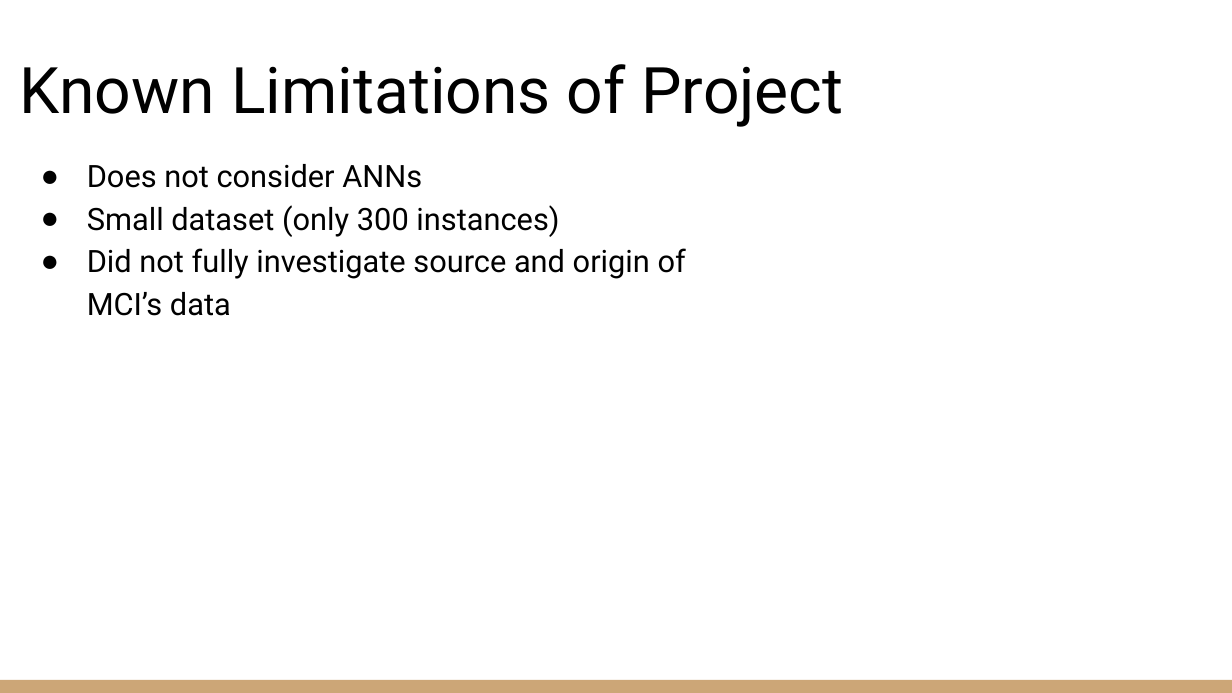
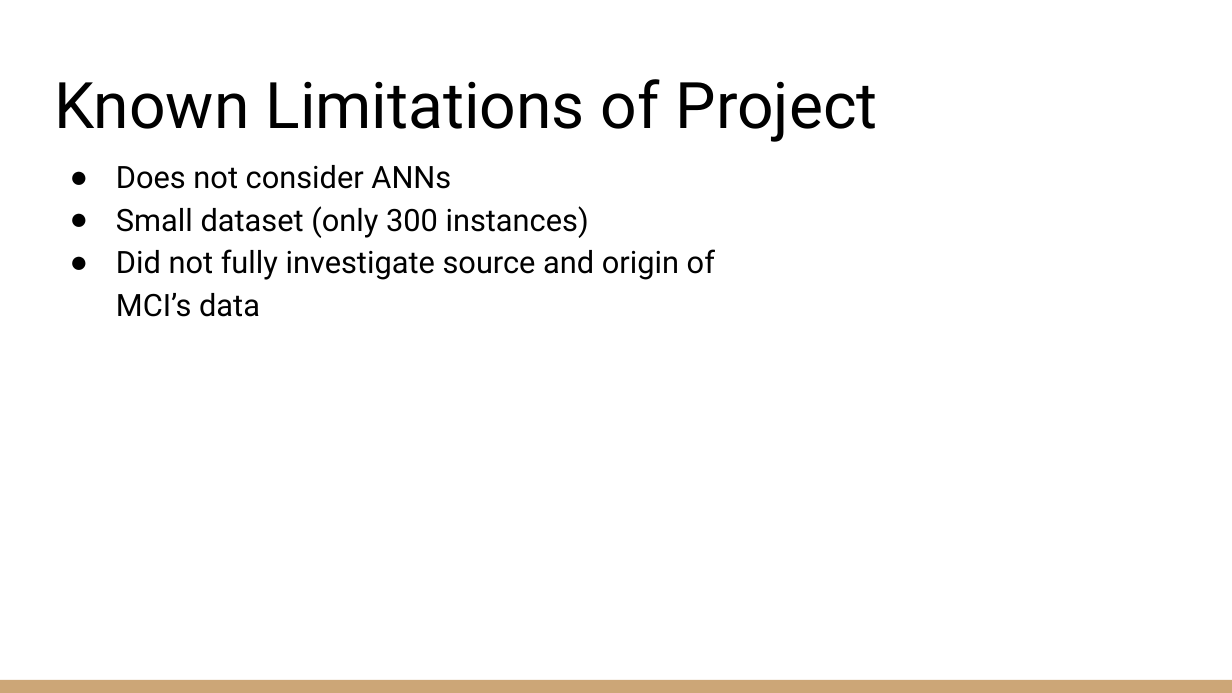
Before and after one commit to zachcarlson/HeartAttackPredictor, a slide deck: slide 27 of documents/DSCI 631 Final Project Presentation.pptx. Drawn at 1232x693 pixels with LibreOffice and Linux fonts; fonts in the diff are those of the drawing. Boxes give left, top, right and bottom in pixels: in the first picture for what was removed or moved away, otherwise in the second. Text is boxed around its words. In the diff, an @@ line names an element or a change of style, - is before the commit and + after.

```diff
--- a/documents/DSCI 631 Final Project Presentation.pptx
+++ b/documents/DSCI 631 Final Project Presentation.pptx
@@ title "Known Limitations of Project": place and size @@
-title "Known Limitations of Project" at (20,64,843,127)
+title "Known Limitations of Project" at (54,79,878,142)
@@ text "Does not consider ANNs": place and size @@
-text "Does not consider ANNs" at (87,164,686,316)
+text "Does not consider ANNs" at (116,165,715,317)
```
Also in this commit, not shown: 12 other slides changed, 1 other file.
